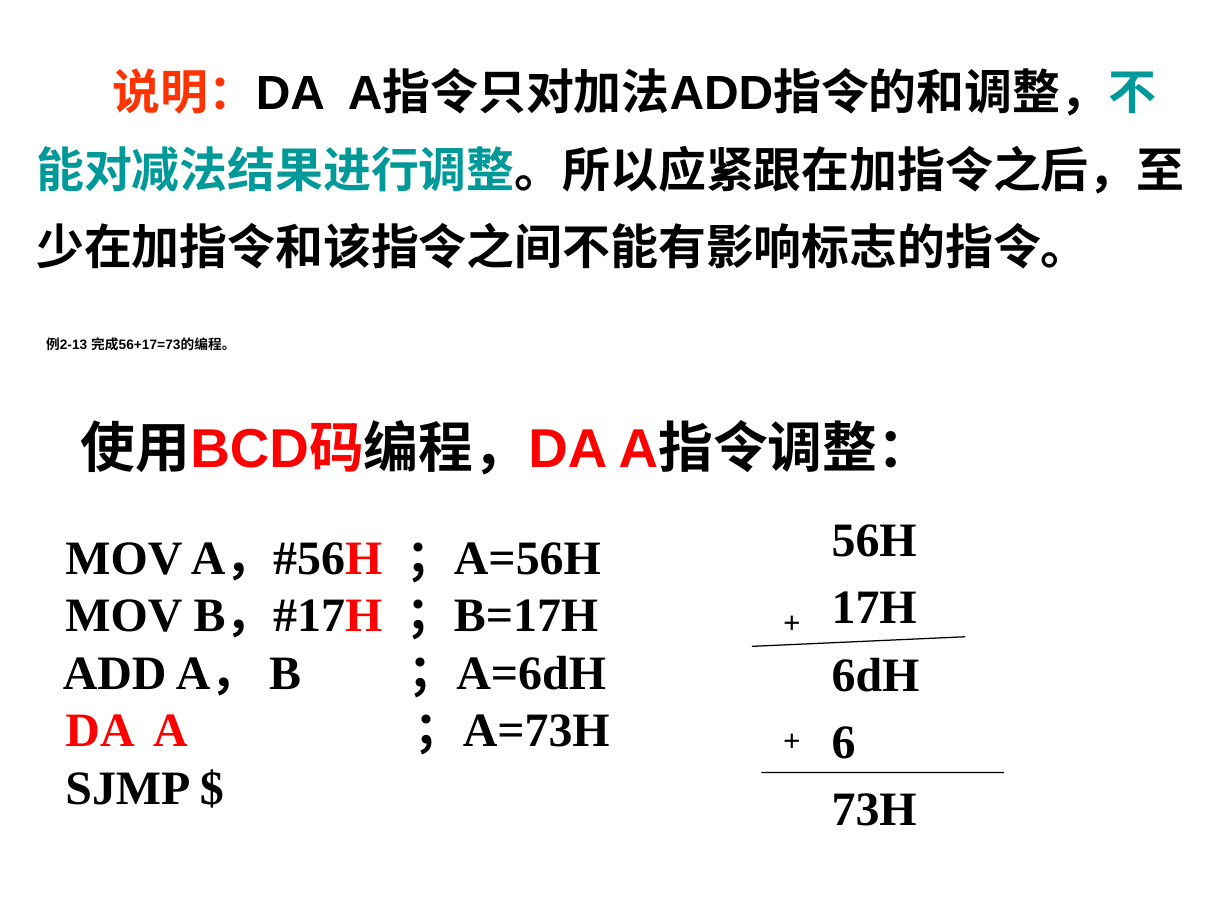
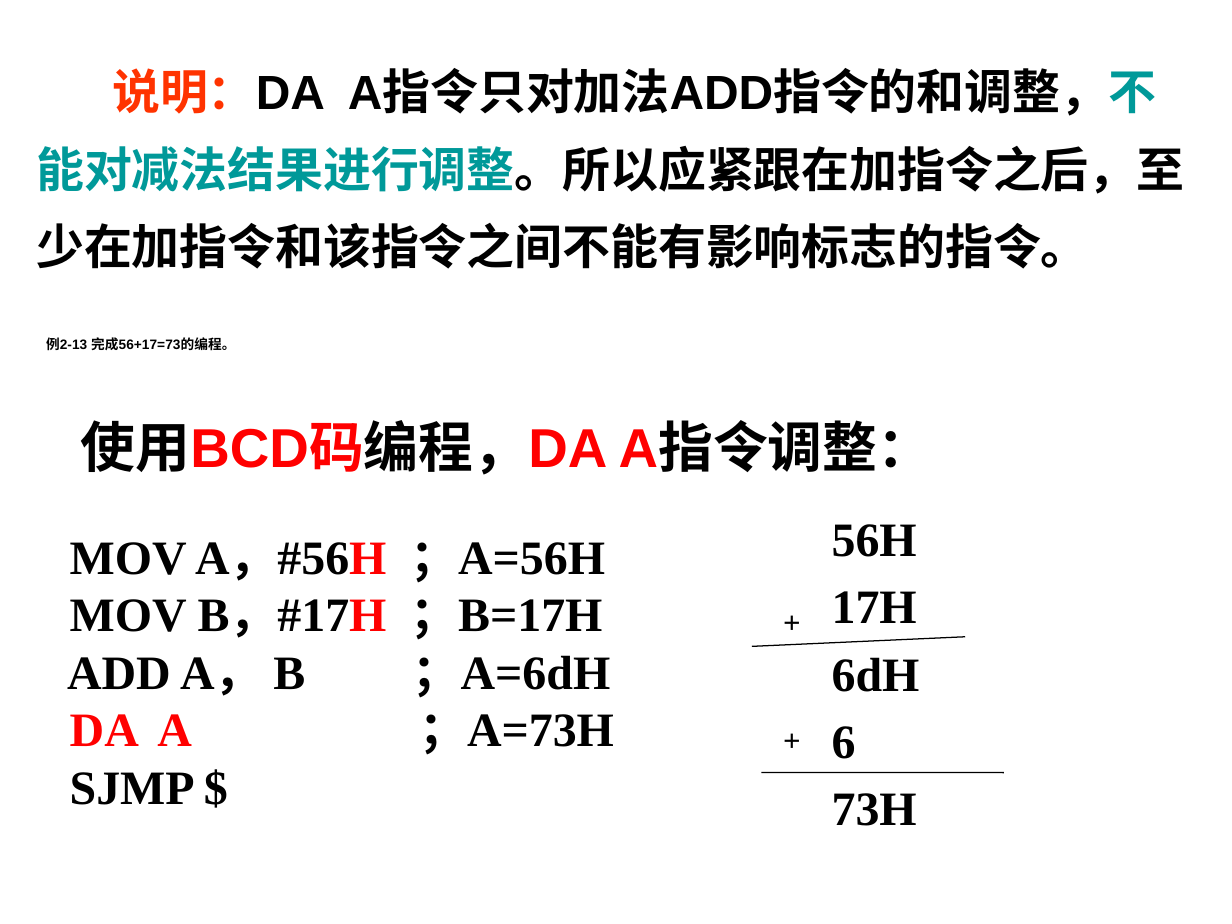
Before and after one commit to ZJWang9928/Own-Notes, a slide deck: slide 3 of 单片机课件/第2章+单片机指令系统-2.ppt. Drawn at 1232x924 pixels with LibreOffice and Linux fonts; fonts in the diff are those of the drawing. Boxes give left, top, right and bottom in pixels: in the first picture for what was removed or moved away, otherwise in the second. Text is boxed around its words. In the diff, an @@ line names an element or a change of style, - is before the commit and + after.

```diff
--- a/单片机课件/第2章+单片机指令系统-2.ppt
+++ b/单片机课件/第2章+单片机指令系统-2.ppt
@@ text "MOV A，#56H ；A=56H": place and size @@
-text "MOV A，#56H ；A=56H" at (63,542,610,805)
+text "MOV A，#56H ；A=56H" at (67,542,614,805)
```
Also in this commit, not shown: 11 other slides changed, 17 other files.
